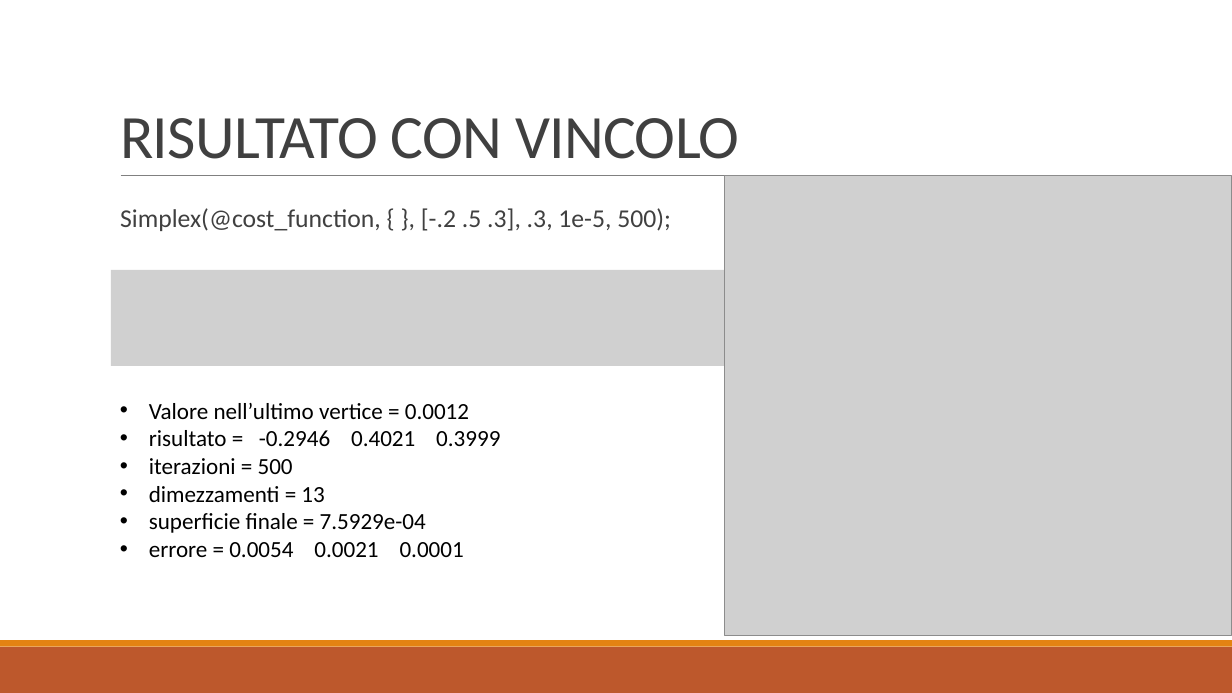
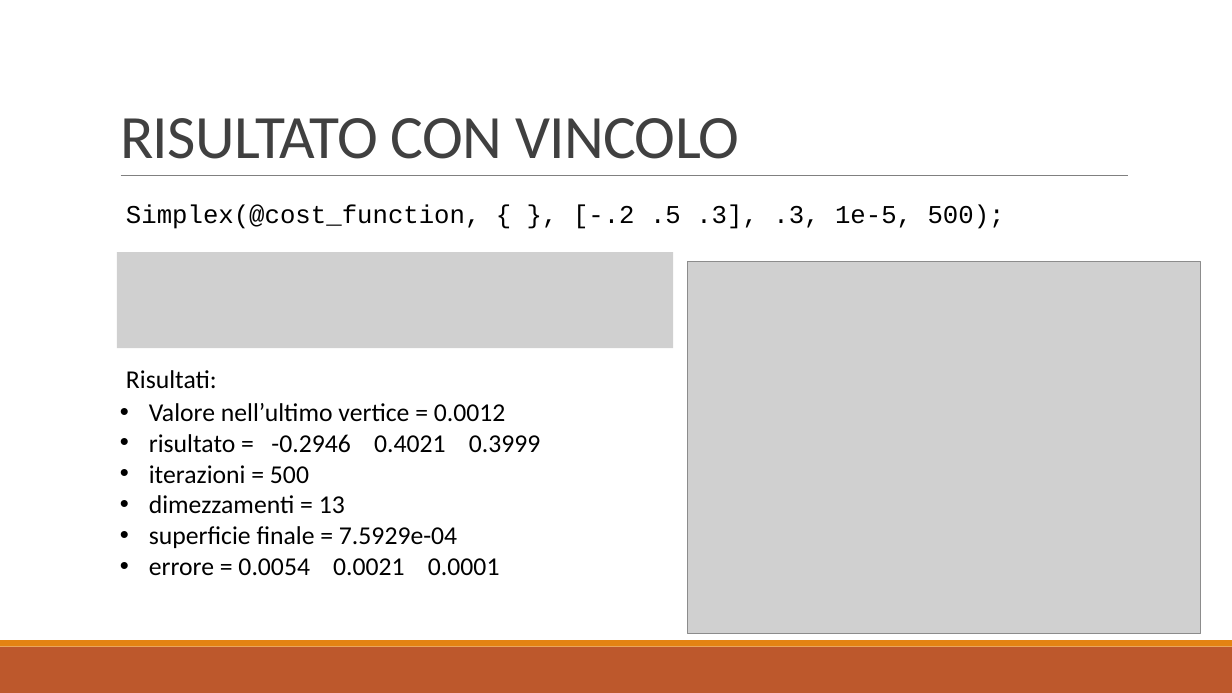
Before and after one commit to baldimario/Simplex, a slide deck: slide 16 of IDENTICAZIONE SISTEMA DI CARICHE PUNTIFORMI DA MISURE DI.pptx. Drawn at 1232x693 pixels with LibreOffice and Linux fonts; fonts in the diff are those of the drawing; grey boxes stand for pictures. Boxes give left, top, right and bottom in pixels: in the first picture for what was removed or moved away, otherwise in the second. Text is boxed around its words. In the diff, an @@ line names an element or a change of style, - is before the commit and + after.

```diff
--- a/IDENTICAZIONE SISTEMA DI CARICHE PUNTIFORMI DA MISURE DI.pptx
+++ b/IDENTICAZIONE SISTEMA DI CARICHE PUNTIFORMI DA MISURE DI.pptx
@@ text "Simplex(@cost_function, { }, [-.2 .5 ..." at [126,204,1005,229]: font Calibri to Courier New, text colour #404040 to #000000; bullet   to none; line spacing 0.9 to 1; less space between paragraphs @@
@@ picture added at [116,252,673,348] @@
@@ picture: place and size @@
-picture at [725,176,1232,636]
+picture at [688,262,1201,634]
@@ picture removed at [111,270,1128,366] @@
@@ text added at [126,370,217,389], 20 pt, text #000000 @@
+Risultati:
@@ text "Valore nell’ultimo vertice = 0.0012" at [149,403,541,575]: size 18 to 20 pt @@
```
Also in this commit, not shown: 2 other slides changed, 1 other file.
